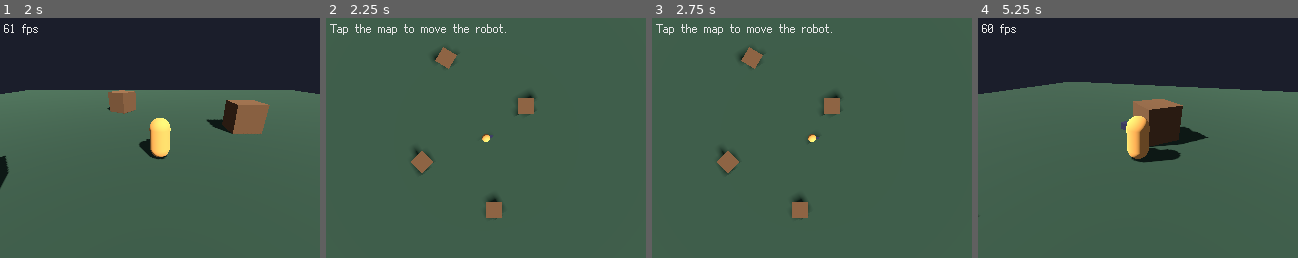
Above: before the commit, frames 1-4 (left to right).
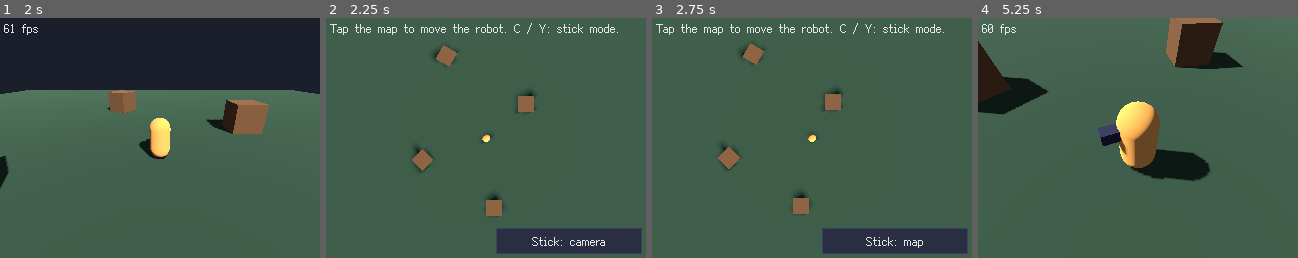
Above: after the commit, the same moments.

Repository: P1tayaa/godot-dual-core
Game: Godot game, scene res://examples/two_cameras/two_cameras.tscn
The game is run twice, just before and just after one commit, with the same random seed, the same clock (stepped at 60 frames per second) and the same inputs. This scene is started directly instead of the project's main scene.
Inputs (mouse positions are in pixels of both pictures, inside the frame that each line leads up to):
- Up to frame 1 (2 s): tap Enter (ui_accept) at 0.5, 1.25 s; drag from (160, 138) to (192, 85) at 0.52 s; drag from (96, 150) to (144, 186) at 1.27 s
- Up to frame 2 (2.25 s): move the mouse to (518, 85) at 2.02 s; hold Right (ui_right) from 2.03 s (still down); hold Q (swap_screens) from 2.03 s (still down); click (518, 85) at 2.17 s
- Up to frame 3 (2.75 s): keep holding Right (ui_right); keep holding Q (swap_screens); tap C (toggle_mode, bound only after the commit) at 2.3 s
- Up to frame 4 (5.25 s): release Right (ui_right) at 2.75 s; release Q (swap_screens) at 2.75 s; drag from (1122, 186) to (1042, 102) at 2.77 s; move the mouse to (1234, 174) at 3.52 s; hold Left (ui_left) 3.53-4.25 s; hold C (toggle_mode, bound only after the commit) 3.53-4.25 s; click (1234, 174) at 3.67 s; tap Enter (ui_accept) at 3.77 s; drag from (1042, 102) to (1090, 78) at 4.27 s; move the mouse to (1154, 138) at 5.02 s; hold Down (ui_down) from 5.03 s (still down); hold Q (swap_screens) from 5.03 s (still down); click (1154, 138) at 5.17 s

Frame 1 is identical in both runs. In frame 2, 5.6% of the frame differs, in the area x 26-99%, y 2-99%; in frame 3, 6.1%; in frame 4, 36%, in the area x 0-100%, y 0-83%.

Commit message:
Top touch dot in sprite stress, camera or map steering in two cameras
New action toggle_mode (C / gamepad Y) for an example's alternate mode.

Co-Authored-By: Claude Opus 5.5 <noreply@anthropic.com>

Diff:
--- a/examples/sprite_stress/sprite_stress.gd
+++ b/examples/sprite_stress/sprite_stress.gd
@@ -34,7 +34,8 @@
 		_bottom_sprites.append(_add_sprite(%BottomSprites, texture, base - start))
 	_transport_button.pressed.connect(_on_transport_pressed)
 	_redraw_button.pressed.connect(_on_redraw_pressed)
-	%TouchArea.gui_input.connect(_on_touch_area_input)
+	%TouchArea.gui_input.connect(_on_touch_area_input.bind(_touch_dot))
+	%TopTouchArea.gui_input.connect(_on_touch_area_input.bind(%TopTouchDot))
 	%SecondTimer.timeout.connect(_on_second)
 	_update_buttons()
 
@@ -87,9 +88,9 @@
 	_update_buttons()
 
 
-func _on_touch_area_input(event: InputEvent) -> void:
+func _on_touch_area_input(event: InputEvent, dot: ColorRect) -> void:
 	if event is InputEventScreenTouch or event is InputEventScreenDrag:
-		_touch_dot.position = (event as InputEventFromWindow).position - _touch_dot.size / 2.0
+		dot.position = (event as InputEventFromWindow).position - dot.size / 2.0
 
 
 func _update_buttons() -> void:
--- a/examples/sprite_stress/sprite_stress.tscn
+++ b/examples/sprite_stress/sprite_stress.tscn
@@ -18,7 +18,20 @@
 [node name="TopSprites" type="Node2D" parent="TopContainer/TopViewport" index="1"]
 unique_name_in_owner = true
 
-[node name="TopLabel" type="Label" parent="TopContainer/TopViewport" index="2"]
+[node name="TopTouchArea" type="Control" parent="TopContainer/TopViewport" index="2"]
+unique_name_in_owner = true
+layout_mode = 3
+anchors_preset = 15
+anchor_right = 1.0
+anchor_bottom = 1.0
+
+[node name="TopTouchDot" type="ColorRect" parent="TopContainer/TopViewport" index="3"]
+unique_name_in_owner = true
+offset_right = 8.0
+offset_bottom = 8.0
+mouse_filter = 2
+
+[node name="TopLabel" type="Label" parent="TopContainer/TopViewport" index="4"]
 unique_name_in_owner = true
 offset_left = 4.0
 offset_top = 2.0
--- a/examples/two_cameras/two_cameras.gd
+++ b/examples/two_cameras/two_cameras.gd
@@ -2,7 +2,10 @@
 extends DualScene
 ## One 3D world seen by two cameras: the bottom viewport borrows the top viewport's World3D. Top: chase camera.
 ## Bottom: orthographic map. Tap the map: a ray from the map camera hits the ground plane, the robot walks there.
-## Left stick / arrows also drive the robot.
+## Left stick / arrows also drive the robot, either relative to the chase camera (CAMERA) or to the map (MAP).
+## The bottom button or `toggle_mode` (C / Y) switches.
+
+enum Steering { CAMERA, MAP }
 
 const SPEED: float = 5.0
 const TURN: float = 8.0
@@ -10,6 +13,7 @@
 
 var _target: Vector3 = Vector3.ZERO
 var _has_target: bool = false
+var _steering: Steering = Steering.CAMERA
 
 @onready var _robot: Node3D = %Robot
 @onready var _chase: Camera3D = %ChaseCamera
@@ -22,12 +26,31 @@
 	# find_world_3d(): with own_world_3d the world is internal, the world_3d property stays null.
 	bottom_viewport.world_3d = top_viewport.find_world_3d()
 	%MapTouch.gui_input.connect(_on_map_input)
+	%SteeringButton.pressed.connect(_toggle_steering)
 	_marker.visible = false
+	_refresh_button()
+
+
+func _unhandled_input(event: InputEvent) -> void:
+	if event.is_action_pressed("toggle_mode"):
+		_toggle_steering()
+
+
+func _toggle_steering() -> void:
+	_steering = Steering.MAP if _steering == Steering.CAMERA else Steering.CAMERA
+	_refresh_button()
+
+
+func _refresh_button() -> void:
+	%SteeringButton.text = tr("TWO_CAM_STEERING") % tr("TWO_CAM_" + Steering.keys()[_steering])
 
 
 func _process(delta: float) -> void:
 	var stick: Vector2 = Input.get_vector("ui_left", "ui_right", "ui_up", "ui_down")
 	var direction: Vector3 = Vector3(stick.x, 0.0, stick.y)
+	if _steering == Steering.CAMERA:
+		# Stick up = where the chase camera looks, flattened on the ground.
+		direction = Basis(Vector3.UP, _chase.global_rotation.y) * direction
 	if direction.length() > 0.1:
 		_has_target = false
 		_marker.visible = false
--- a/examples/two_cameras/two_cameras.tscn
+++ b/examples/two_cameras/two_cameras.tscn
@@ -128,3 +128,17 @@
 offset_bottom = 18.0
 mouse_filter = 2
 text = "TWO_CAM_HINT"
+
+[node name="SteeringButton" type="Button" parent="BottomContainer/BottomViewport" index="3"]
+unique_name_in_owner = true
+anchors_preset = 3
+anchor_left = 1.0
+anchor_top = 1.0
+anchor_right = 1.0
+anchor_bottom = 1.0
+offset_left = -150.0
+offset_top = -30.0
+offset_right = -4.0
+offset_bottom = -4.0
+grow_horizontal = 0
+grow_vertical = 0
--- a/i18n/strings.csv
+++ b/i18n/strings.csv
@@ -57,7 +57,7 @@
 SCENE3D_MULTIMESH,MultiMesh: %s,MultiMesh : %s
 HUNTER_SCORE,Targets: %d / %d,Cibles : %d / %d
 HUNTER_HINT,"Drag: aim. Tap or A: fire.","Glisse : viser. Touche ou A : tirer."
-TWO_CAM_HINT,Tap the map to move the robot.,Touche la carte pour déplacer le robot.
+TWO_CAM_HINT,"Tap the map to move the robot. C / Y: stick mode.","Touche la carte pour déplacer le robot. C / Y : mode du stick."
 SHADER_LEVEL,"Top work %d, bottom work %d","Travail haut %d, bas %d"
 SHADER_TOP_LESS,Top -,Haut -
 SHADER_TOP_MORE,Top +,Haut +
@@ -68,3 +68,6 @@
 SETTINGS_GAP,Gap: %.1f mm,Écart : %.1f mm
 SETTINGS_OFFSET,Offset: %.1f mm,Décalage : %.1f mm
 SETTINGS_SAVED,Saved.,Enregistré.
+TWO_CAM_STEERING,Stick: %s,Stick : %s
+TWO_CAM_CAMERA,camera,caméra
+TWO_CAM_MAP,map,carte
--- a/project.godot
+++ b/project.godot
@@ -52,6 +52,12 @@
 , Object(InputEventJoypadButton,"resource_local_to_scene":false,"resource_name":"","device":-1,"button_index":6,"pressure":0.0,"pressed":true,"script":null)
 ]
 }
+toggle_mode={
+"deadzone": 0.5,
+"events": [Object(InputEventKey,"resource_local_to_scene":false,"resource_name":"","device":-1,"window_id":0,"alt_pressed":false,"shift_pressed":false,"ctrl_pressed":false,"meta_pressed":false,"pressed":false,"keycode":0,"physical_keycode":67,"key_label":0,"unicode":0,"location":0,"echo":false,"script":null)
+, Object(InputEventJoypadButton,"resource_local_to_scene":false,"resource_name":"","device":-1,"button_index":3,"pressure":0.0,"pressed":true,"script":null)
+]
+}
 swap_screens={
 "deadzone": 0.5,
 "events": [Object(InputEventKey,"resource_local_to_scene":false,"resource_name":"","device":-1,"window_id":0,"alt_press …(190 unchanged characters)…
@@ -61,10 +67,10 @@
 
 [input_devices]
 
-pointing/emulate_touch_from_mouse=true
 sensors/enable_accelerometer=true
 sensors/enable_gravity=true
 sensors/enable_gyroscope=true
+pointing/emulate_touch_from_mouse=true
 
 [internationalization]
 
Binary file changed: i18n/strings.en.translation
Binary file changed: i18n/strings.fr.translation
